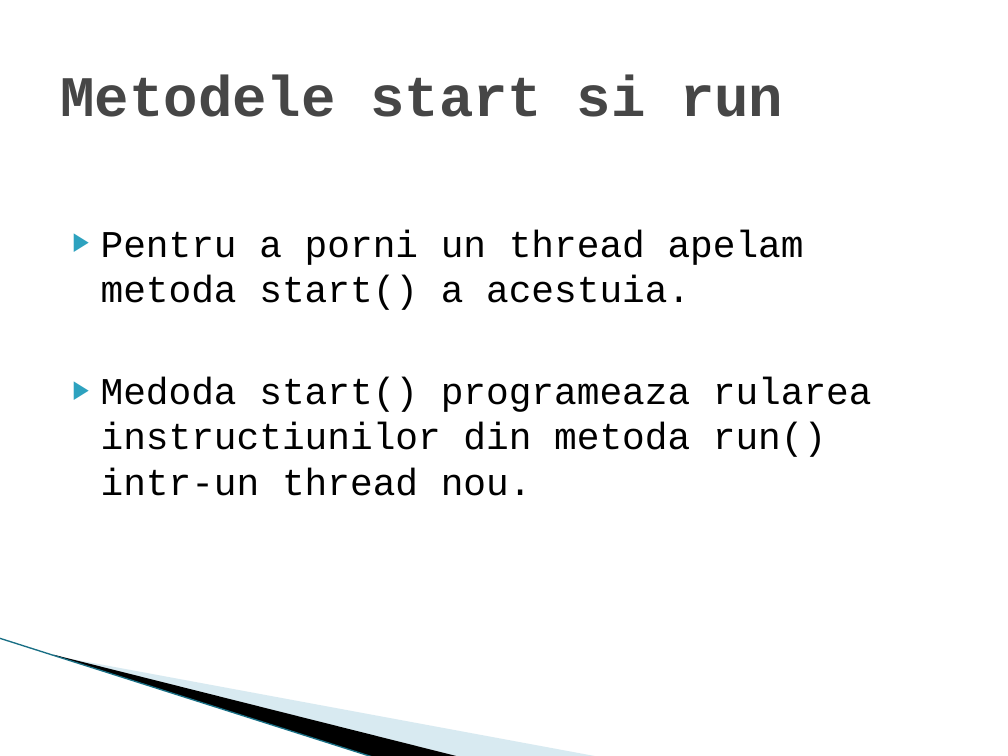
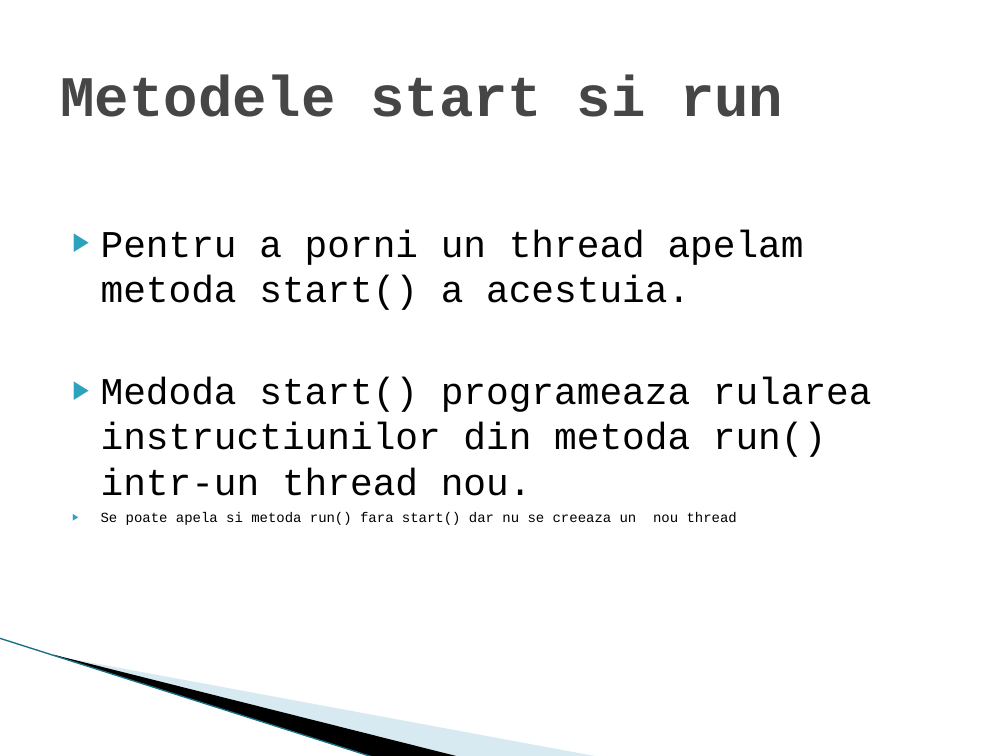
Before and after one commit to ZeroToHero-2014/Java, a slide deck: slide 6 of workshops/4.Threads_Serialization.pptx. Drawn at 1008x756 pixels with LibreOffice and Linux fonts; fonts in the diff are those of the drawing; background and template pictures are left out. Boxes give left, top, right and bottom in pixels: in the first picture for what was removed or moved away, otherwise in the second. Text is boxed around its words. In the diff, an @@ line names an element or a change of style, - is before the commit and + after.

```diff
--- a/workshops/4.Threads_Serialization.pptx
+++ b/workshops/4.Threads_Serialization.pptx
@@ text at box(101, 512, 737, 525): paragraph added @@
+▶ Se poate apela si metoda run() fara start() dar nu se creeaza un nou thread
```
Also in this commit, not shown: 5 other slides changed, 14 other files.
